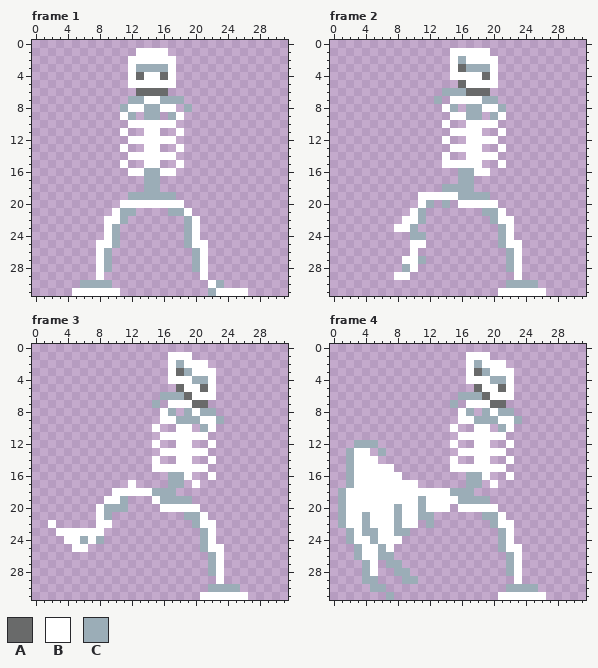
Two versions of one pixel-art file, Assets/Sprites/Sprites/Enemies/Skeletons/Skeleton-Attacking.aseprite. Above, as it was before the edit.
32x32 pixels, 5 frames. Shown: frame 1, frame 2, frame 3, frame 4. The commit also changed other frames, which this record leaves out.
Palette (. is transparent): A #696a6a  B #ffffff  C #9badb7
The same view after the edit:
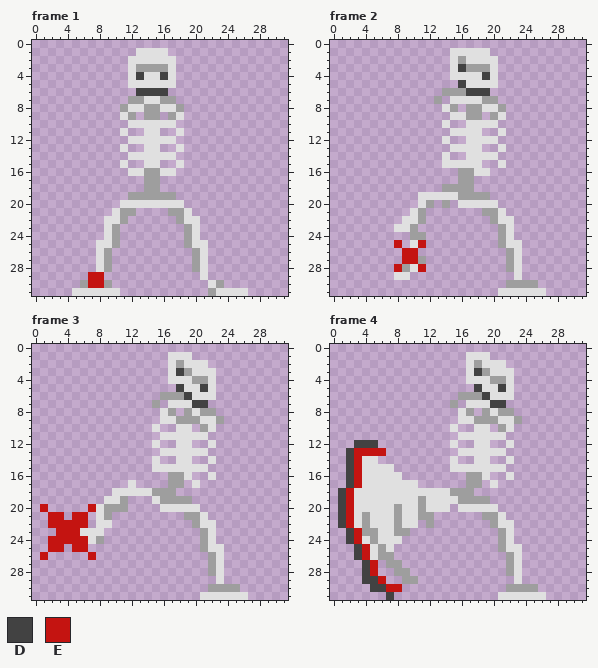
Colours new in this view: D #424242  E #c41411
Edits made:
colour B: #ffffff -> #e0e0e0
colour C: #9badb7 -> #9e9e9e
Frame 1:
y 4: x 13 A -> D; x 16 A -> D
y 6: x 13..16 AAAA -> DDDD
y 7: x 18 C -> .
y 8: x 18..19 .C -> C.
y 22: x 18..19 .C -> CB
y 29: x 7..8 .B -> EE
y 30: x 7..8 CC -> EE
Frame 2:
y 3: x 16 A -> D
y 4: x 19 A -> D
y 5: x 16 A -> D
y 6: x 17..19 AAA -> DDD
y 25: x 8 . -> E; x 11 B -> E
y 26: x 9..10 .B -> EE
y 27: x 9..10 BB -> EE
y 28: x 8 . -> E; x 11 . -> E
Frame 3:
y 3: x 18 A -> D
y 5: x 18 A -> D; x 21 A -> D
y 6: x 19 A -> D
y 7: x 20..21 AA -> DD
y 20: x 1 . -> E; x 7 . -> E
y 21: x 2..3 .. -> EE; x 5..6 .. -> EE
y 22: x 2..6 B.... -> EEEEE
y 23: x 3..5 BBB -> EEE
y 24: x 2..6 ..BBC -> EEEEE
y 25: x 2..3 .. -> EE; x 5..6 BB -> EE
y 26: x 1 . -> E; x 7 . -> E
Frame 4:
y 3: x 18 A -> D
y 5: x 18 A -> D; x 21 A -> D
y 6: x 19 A -> D
y 7: x 20..21 AA -> DD
y 12: x 3..5 CCC -> DDD
y 13: x 2..6 CBB.C -> DEEEE
y 14..17: x 2..3 CB -> DE
y 18..22: x 1..2 CB -> DE
y 23..24: x 2..3 CB -> DE
y 25..26: x 3..4 CB -> DE
y 27..28: x 4..5 CB -> DE
y 29: x 4..6 CC. -> DDE
y 30: x 5..8 CC.. -> DDEE
y 31: x 7 C -> D
